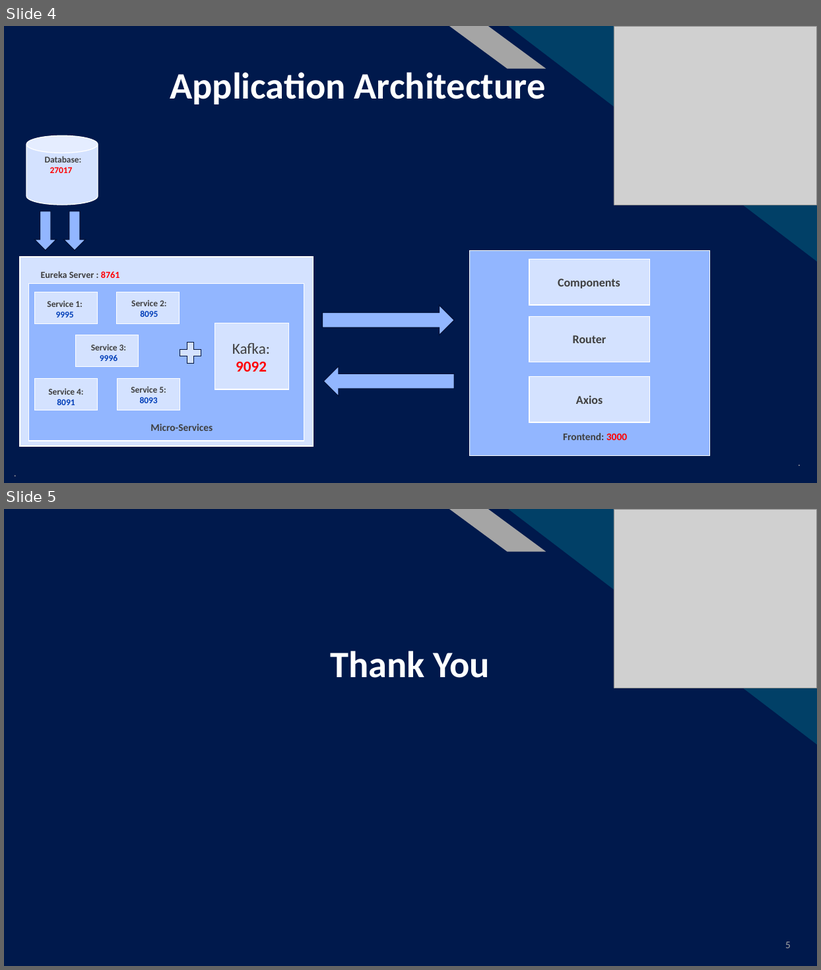
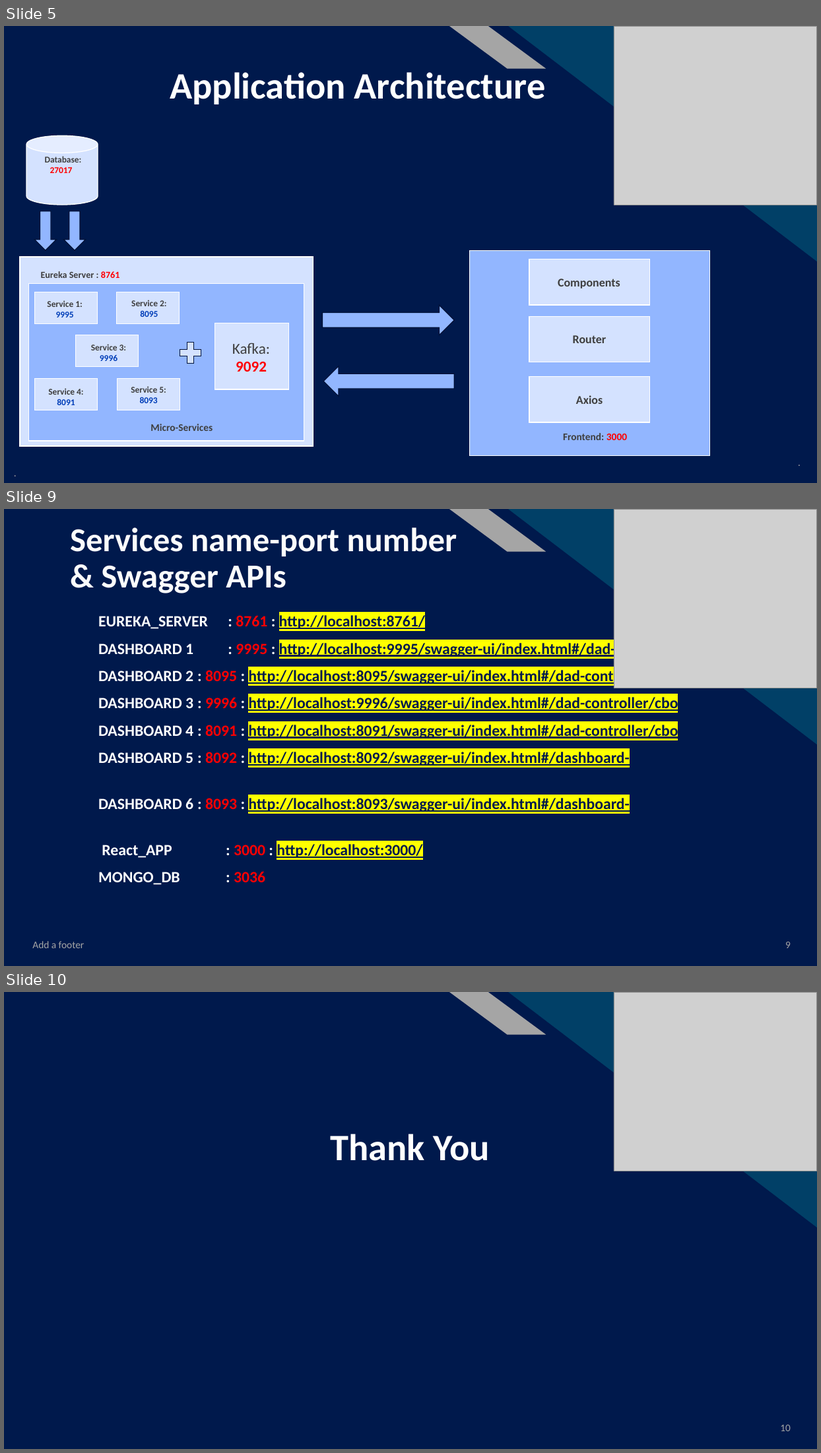
Before and after one commit to AbhijitproSaikia/Final-Axis-Project, a slide deck: Data Analysis Board.pptx. Shown one above the other, each under a label of ours: slides 4 and 5 before the commit, slides 5, 9 and 10 after it; the slides between them are not shown. The pictures are 821x970 and 821x1453 pixels, drawn with LibreOffice and Linux fonts; fonts in the diff are those of the drawing; grey boxes stand for pictures. Boxes give left, top, right and bottom in pixels: in the first picture for what was removed or moved away, otherwise in the second. Text is boxed around its words. In the diff, an @@ line names an element or a change of style, - is before the commit and + after.

```diff
--- a/Data Analysis Board.pptx
+++ b/Data Analysis Board.pptx
@@ slide 9 added at (x1=4, y1=509, x2=817, y2=966), background #FFFFFF; not listed: 5 template elements that a slide beside it also shows @@
@@ title added at (x1=70, y1=527, x2=457, y2=593), 39.6 pt, text pattern #F2F2F2 on #FCFCFC, bold @@
+Services name-port number
+& Swagger APIs
@@ picture added at (x1=614, y1=509, x2=817, y2=688) @@
@@ text added at (x1=98, y1=615, x2=709, y2=858), 18.5 pt, text #00194C, bold, underline @@
+▶ EUREKA_SERVER : 8761 : http://localhost:8761/
+▶ DASHBOARD 1 : 9995 : http://localhost:9995/swagger-ui/index.html#/dad-controller/cbo
+▶ DASHBOARD 2 : 8095 : http://localhost:8095/swagger-ui/index.html#/dad-controller/cbo
+▶ DASHBOARD 3 : 9996 : http://localhost:9996/swagger-ui/index.html#/dad-controller/cbo
+▶ DASHBOARD 4 : 8091 : http://localhost:8091/swagger-ui/index.html#/dad-controller/cbo
+▶ DASHBOARD 5 : 8092 : http://localhost:8092/swagger-ui/index.html#/dashboard-controller/failureCaseCount
+▶ DASHBOARD 6 : 8093 : http://localhost:8093/swagger-ui/index.html#/dashboard-controller/failureCaseCount
+▶ React_APP : 3000 : http://localhost:3000/
+▶ MONGO_DB : 3036
@@ text added at (x1=32, y1=941, x2=85, y2=949), 12 pt, text #A5A5A5 @@
+Add a footer
@@ page number added at (x1=785, y1=942, x2=791, y2=949), 12 pt, text #A5A5A5 @@
+9
@@ what was slide 4 is now slide 5 @@
@@ what was slide 5 is now slide 10 @@
@@ page number at (x1=780, y1=1425, x2=791, y2=1432): text changed @@
-5
+10
```
Also in this commit, not shown: 2 slides changed, 4 other slides added.
